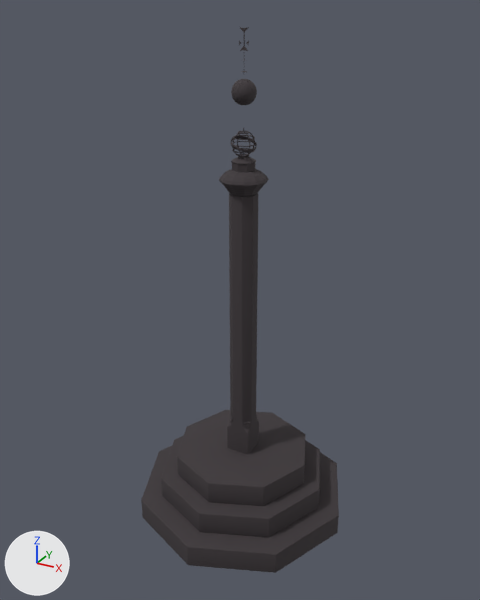
The glTF model pelourinho.glb as it was, and as the next commit left it.
Camera for both pictures: a 50 mm lens placed at (4.47, -8.24, 7.64), pointed at (-0.04, -0.03, 3.54). Every picture has the same lights, and +X, +Y and +Z are marked at lower left. Where no turn or scale is listed for an object, it has been applied to the vertices.
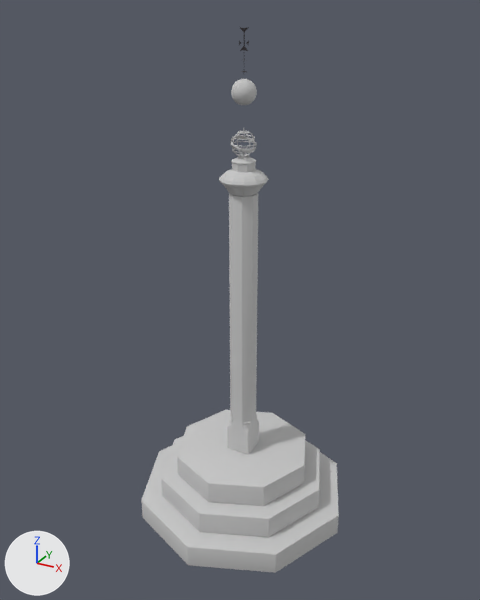
Scene script edits in JSON lines:
```json
{"op": "set", "path": "mat_material.base_color", "old": "(0.0445, 0.0357, 0.0399)", "new": "(0.57, 0.57, 0.57)", "note": "black #3c3538 -> light grey #c7c7c7"}
```

What differs and where, as boxes [x1, y1, x2, y2] in the pictures (480 x 600 px):
```json
{"object": "Cylinder.002", "change": "recoloured", "before": [141, 410, 339, 573], "after": [141, 410, 339, 573], "on screen": "black to grey"}
{"object": "Cylinder.003", "change": "recoloured", "before": [227, 193, 259, 454], "after": [227, 193, 259, 454], "on screen": "black to grey"}
{"object": "Cylinder", "change": "recoloured", "before": [219, 169, 269, 196], "after": [219, 169, 269, 196], "on screen": "black to grey"}
{"object": "Sphere", "change": "recoloured", "before": [231, 79, 257, 105], "after": [231, 79, 257, 105], "on screen": "black to grey"}
{"object": "16815_Armillary_Sphere_v2", "change": "recoloured", "before": [231, 128, 257, 157], "after": [231, 128, 257, 157], "on screen": "black to grey"}
{"object": "Cylinder.005", "change": "recoloured", "before": [231, 155, 256, 173], "after": [231, 155, 256, 173], "on screen": "black to grey"}
{"object": "Icosphere", "change": "recoloured", "before": [244, 421, 251, 428], "after": [244, 421, 251, 428]}
{"object": "Icosphere.003", "change": "recoloured", "before": [229, 416, 233, 423], "after": [229, 416, 233, 423]}
```
